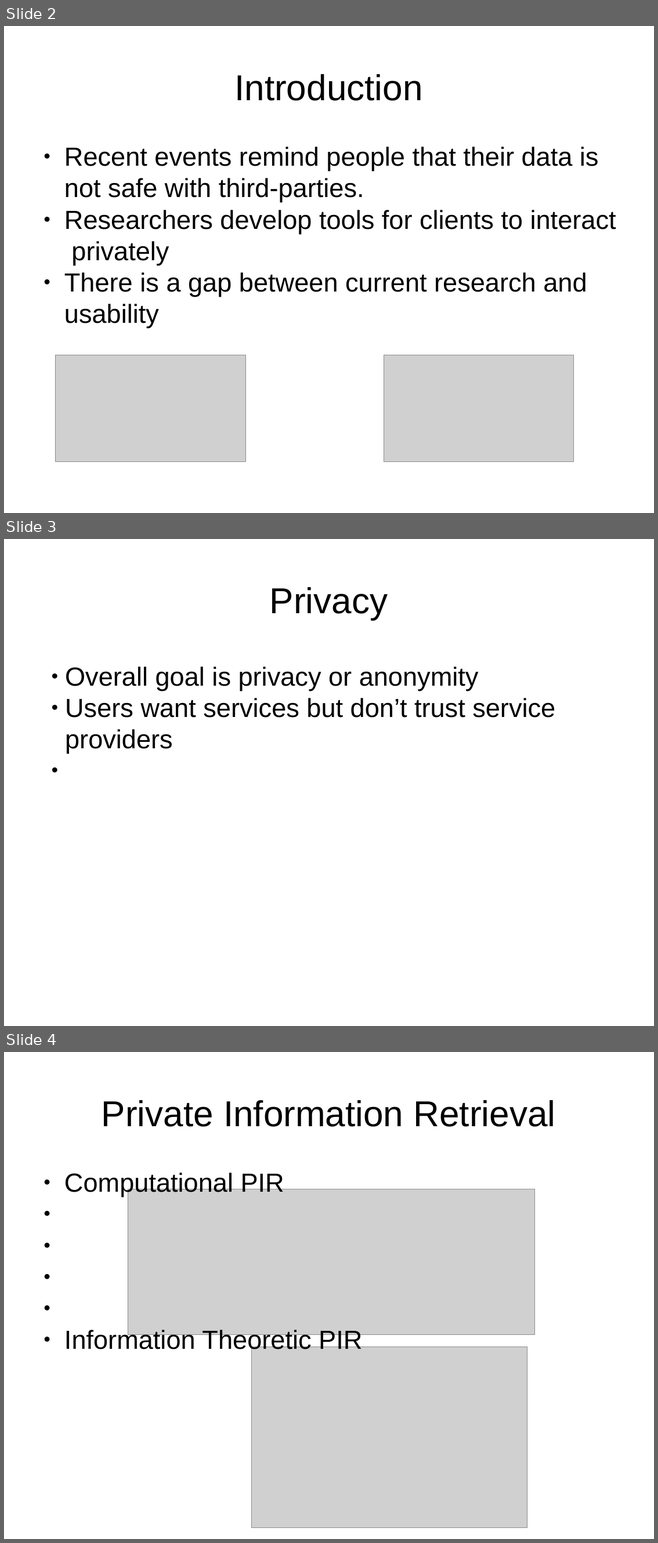
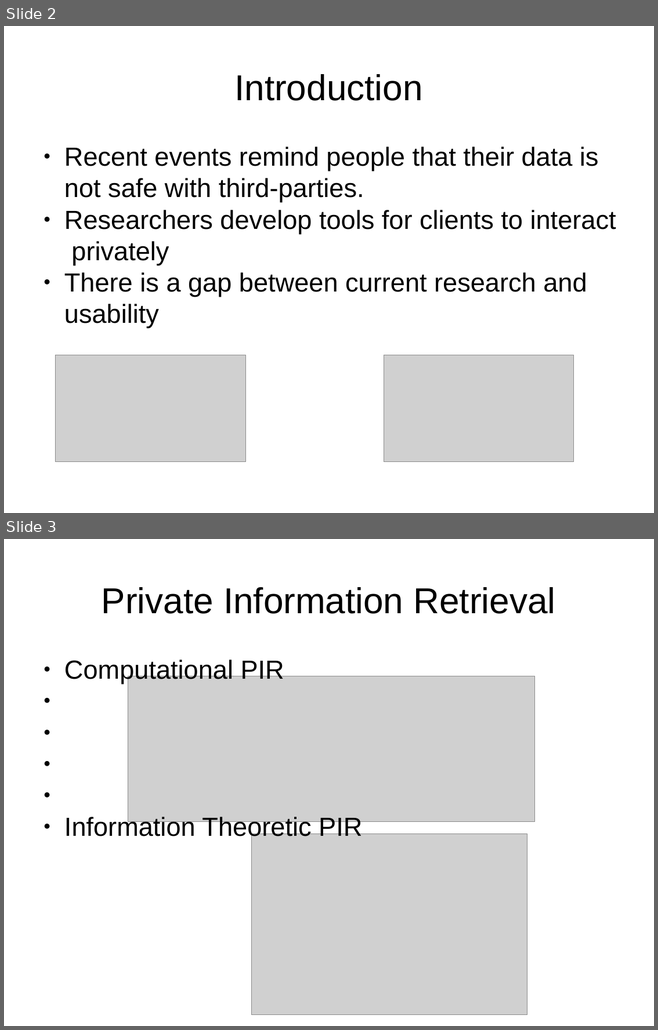
Before and after one commit to IanMartiny/prelim, a slide deck: slides/prelim.odp. Shown one above the other, each under a label of ours: slides 2, 3 and 4 before the commit, slides 2 and 3 after it. The pictures are 658x1543 and 658x1030 pixels, drawn with LibreOffice and Linux fonts; fonts in the diff are those of the drawing; grey boxes stand for pictures. Boxes give left, top, right and bottom in pixels: in the first picture for what was removed or moved away, otherwise in the second. Text is boxed around its words. In the diff, an @@ line names an element or a change of style, - is before the commit and + after.

```diff
--- a/slides/prelim.odp
+++ b/slides/prelim.odp
@@ slide 3 removed at (4,539,654,1026), background #FFFFFF @@
@@ text removed at (270,587,387,620) @@
-Privacy
@@ text removed at (65,667,555,754) @@
-● Overall goal is privacy or anonymity
-● Users want services but don’t trust service providers
@@ what was slide 4 is now slide 3 @@
```
Also in this commit, not shown: 3 slides added, 1 other slide removed, 2 other files.
